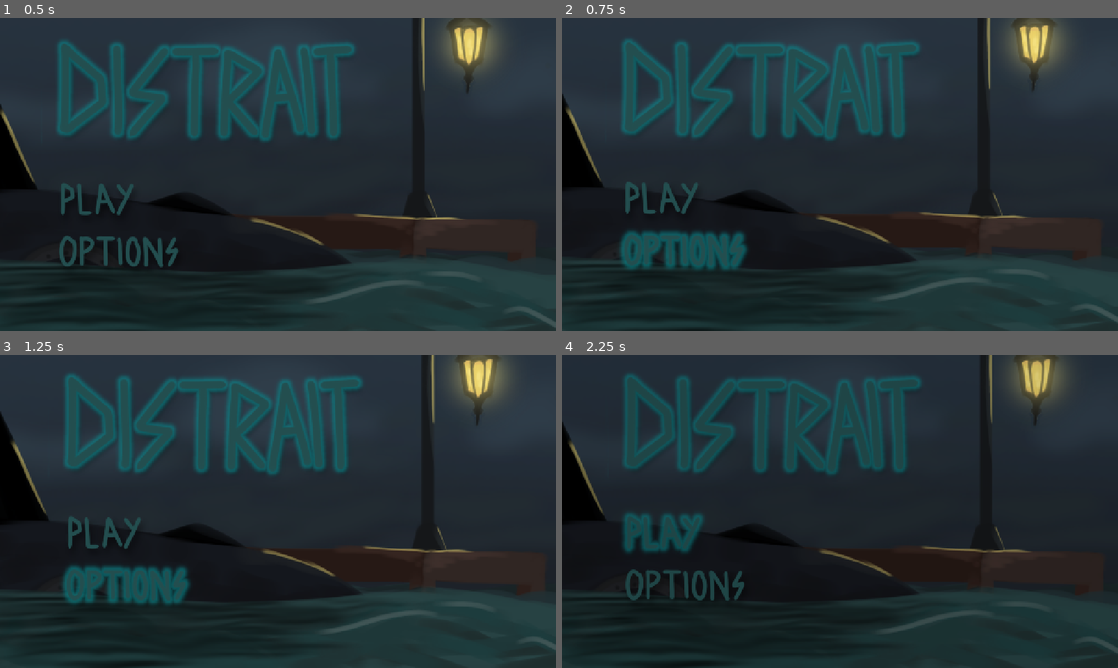
Above: before the commit, frames 1-4 (two rows, left to right).
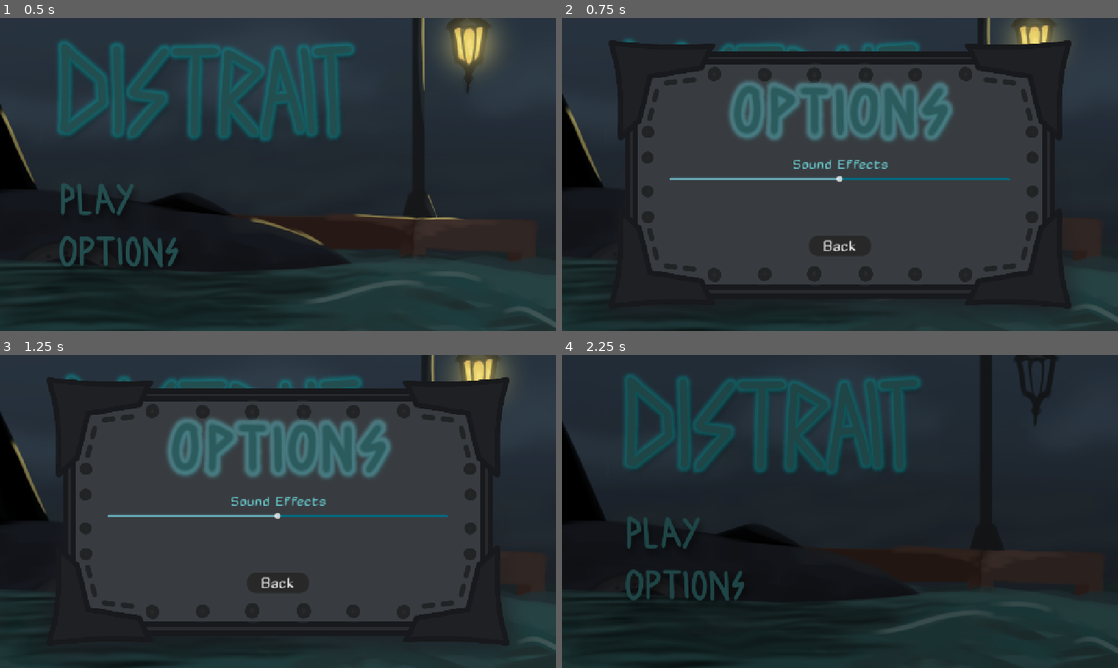
Above: after the commit, the same moments.

Repository: jhazmineaudrey/DISTRAIT
Game: Godot game, scene res://Scenes/MainMenu/MainMenu.tscn
Two runs of this game, one before a commit and one after it. Both use one fixed random seed, a clock stepped at 60 frames per second and the inputs below.
Inputs (mouse positions are in pixels of both pictures, inside the frame that each line leads up to):
- Up to frame 1 (0.5 s): no input
- Up to frame 2 (0.75 s): click (678, 252) at 0.5 s
- Up to frame 3 (1.25 s): no input
- Up to frame 4 (2.25 s): click (840, 583) at 1.25 s, where only the run after the commit has a clickable "Back"; click (662, 533) at 2 s

Frame 1 is identical in both runs. In frame 2, 36% of the frame differs, in the area x 8-92%, y 7-93%; in frame 3, 36%; in frame 4, 3.0%.

Commit message:
feat: add main menu options
aaaa to be updated

Diff:
--- a/Scenes/MainMenu/MainMenu.tscn
+++ b/Scenes/MainMenu/MainMenu.tscn
@@ -168,8 +168,10 @@
 position_smoothing_speed = 2.0
 script = ExtResource("9_fv0xt")
 
+[node name="CanvasLayer" type="CanvasLayer" parent="Camera2D" unique_id=1984660083]
+
 [node name="LightFlicker" type="Timer" parent="." unique_id=1021436005]
-wait_time = 5.0
+wait_time = 2.0
 one_shot = true
 autostart = true
 
--- /dev/null
+++ b/Scenes/MainMenu/options.tscn
@@ -0,0 +1,90 @@
+[gd_scene format=3 uid="uid://bocf7yxqfuy03"]
+
+[ext_resource type="Script" uid="uid://diwkeaqtcv0tx" path="res://Script/MainMenu/options_scene.gd" id="1_h86vw"]
+[ext_resource type="Texture2D" uid="uid://2ph8qtbvmfki" path="res://Assets/MainMenu/MM_OptionsUI.png" id="1_ojfd6"]
+[ext_resource type="FontFile" uid="uid://b1m3mibvydom5" path="res://Assets/Fonts/Zyphyte.ttf" id="3_djjn3"]
+
+[sub_resource type="StyleBoxFlat" id="StyleBoxFlat_3vljv"]
+bg_color = Color(0.13607833, 0.6558047, 0.8402657, 1)
+border_width_top = 6
+border_color = Color(0.009730979, 0.41838172, 0.5062292, 1)
+corner_radius_top_left = 20
+corner_radius_top_right = 20
+corner_radius_bottom_right = 20
+corner_radius_bottom_left = 20
+
+[sub_resource type="StyleBoxFlat" id="StyleBoxFlat_h86vw"]
+bg_color = Color(0.3682931, 0.71560323, 0.7439895, 1)
+
+[sub_resource type="StyleBoxFlat" id="StyleBoxFlat_0m2tq"]
+bg_color = Color(0.14509805, 0.14509805, 0.14509805, 0.84313726)
+corner_radius_top_left = 20
+corner_radius_top_right = 20
+corner_radius_bottom_right = 20
+corner_radius_bottom_left = 20
+
+[sub_resource type="StyleBoxFlat" id="StyleBoxFlat_djjn3"]
+bg_color = Color(0.14622876, 0.14622876, 0.1462287, 0.84313726)
+corner_radius_top_left = 20
+corner_radius_top_right = 20
+corner_radius_bottom_right = 20
+corner_radius_bottom_left = 20
+
+[sub_resource type="StyleBoxFlat" id="StyleBoxFlat_ekk5c"]
+bg_color = Color(0.19793725, 0.19793722, 0.19793722, 0.84313726)
+corner_radius_top_left = 20
+corner_radius_top_right = 20
+corner_radius_bottom_right = 20
+corner_radius_bottom_left = 20
+
+[node name="Options" type="Node2D" unique_id=530918530]
+process_mode = 3
+script = ExtResource("1_h86vw")
+
+[node name="BG" type="Sprite2D" parent="." unique_id=1074715265]
+texture = ExtResource("1_ojfd6")
+centered = false
+
+[node name="SFX" type="HSlider" parent="." unique_id=176706976]
+offset_left = 248.0
+offset_top = 352.0
+offset_right = 1031.0
+offset_bottom = 388.0
+theme_override_styles/slider = SubResource("StyleBoxFlat_3vljv")
+theme_override_styles/grabber_area_highlight = SubResource("StyleBoxFlat_h86vw")
+min_value = -60.0
+max_value = 10.0
+step = 0.2
+value = -25.0
+rounded = true
+
+[node name="SliderLabel" type="RichTextLabel" parent="." unique_id=2036099995]
+offset_left = 232.0
+offset_top = 318.0
+offset_right = 1051.0
+offset_bottom = 354.0
+theme_override_colors/default_color = Color(0.39308032, 0.7490868, 0.7614259, 1)
+theme_override_fonts/normal_font = ExtResource("3_djjn3")
+theme_override_fonts/bold_font = ExtResource("3_djjn3")
+theme_override_fonts/bold_italics_font = ExtResource("3_djjn3")
+theme_override_fonts/italics_font = ExtResource("3_djjn3")
+theme_override_fonts/mono_font = ExtResource("3_djjn3")
+theme_override_font_sizes/normal_font_size = 35
+text = "Sound Effects"
+fit_content = true
+horizontal_alignment = 1
+
+[node name="Back" type="Button" parent="." unique_id=1584314250]
+offset_left = 569.0
+offset_top = 501.0
+offset_right = 711.0
+offset_bottom = 548.0
+theme_override_fonts/font = ExtResource("3_djjn3")
+theme_override_font_sizes/font_size = 37
+theme_override_styles/normal = SubResource("StyleBoxFlat_0m2tq")
+theme_override_styles/pressed = SubResource("StyleBoxFlat_djjn3")
+theme_override_styles/hover = SubResource("StyleBoxFlat_ekk5c")
+text = "Back"
+
+[connection signal="value_changed" from="SFX" to="." method="_on_sfx_value_changed"]
+[connection signal="pressed" from="Back" to="." method="_on_back_pressed"]
--- a/Scenes/SFX.tscn
+++ b/Scenes/SFX.tscn
@@ -26,6 +26,6 @@
 
 [node name="DeepSeaAmb" type="AudioStreamPlayer" parent="." unique_id=633681925]
 stream = ExtResource("5_efi4e")
-volume_db = -5.213
+volume_db = -1.0
 bus = &"SFX"
 parameters/looping = true
--- a/Script/MainMenu/options.gd
+++ b/Script/MainMenu/options.gd
@@ -1,10 +1,23 @@
 extends Button
 
+const OPTIONS_UI = preload("uid://bocf7yxqfuy03")
 @onready var options: Sprite2D = $Options
 @onready var options_h: Sprite2D = $OptionsH
+@onready var canvas_layer: CanvasLayer = $"../../../../Camera2D/CanvasLayer"
+@onready var buttons: Node2D = $".."
 
 func _on_pressed() -> void:
-	pass # Replace with function body.
+	var optui = OPTIONS_UI.instantiate()
+	canvas_layer.add_child(optui)
+	var btns = buttons.get_children()
+
+	for i in btns:
+		i.mouse_filter = MOUSE_FILTER_IGNORE
+
+	await optui.tree_exited
+
+	for i in btns:
+		i.mouse_filter = MOUSE_FILTER_PASS
 
 func _on_mouse_entered() -> void:
 	options_h.visible = true
--- /dev/null
+++ b/Script/MainMenu/options_scene.gd
@@ -0,0 +1,14 @@
+extends Node2D
+
+@onready var sfx: HSlider = $SFX
+
+func _ready() -> void:
+	sfx.value = GlobalVars.current_db
+
+func _on_sfx_value_changed(value: float) -> void:
+	var master_idx = AudioServer.get_bus_index("Master")
+	AudioServer.set_bus_volume_db(master_idx, value)
+	GlobalVars.current_db = AudioServer.get_bus_volume_db(master_idx)
+
+func _on_back_pressed() -> void:
+	queue_free()
--- a/Script/MainMenu/play.gd
+++ b/Script/MainMenu/play.gd
@@ -9,7 +9,7 @@
 	var btns = buttons.get_children()
 
 	for i in btns:
-		i.disabled = true
+		i.mouse_filter = MOUSE_FILTER_IGNORE
 
 	Sfx.fade_master_volume(-80, 1)
 
--- /dev/null
+++ b/Script/global_vars.gd
@@ -0,0 +1,3 @@
+extends Node
+
+var current_db : float = -25
--- a/Script/loading_screen.gd
+++ b/Script/loading_screen.gd
@@ -15,7 +15,7 @@
 	pass
 
 func _on_load_finished() -> void:
-	Sfx.fade_master_volume(0, duration)
+	Sfx.fade_master_volume(GlobalVars.current_db, duration)
 	await get_tree().create_timer(duration).timeout
 	var tw = create_tween().set_ignore_time_scale(true).tween_property(self, "modulate:a", 0, 1)
 	await tw.finished
--- a/default_bus_layout.tres
+++ b/default_bus_layout.tres
@@ -1,6 +1,7 @@
 [gd_resource type="AudioBusLayout" format=3 uid="uid://dasykytwwdgmm"]
 
 [resource]
+bus/0/volume_db = -25.268204
 bus/1/name = &"SFX"
 bus/1/solo = false
 bus/1/mute = false
--- a/project.godot
+++ b/project.godot
@@ -22,6 +22,7 @@
 
 SceneLoader="*uid://jauffil1d42j"
 Sfx="*uid://dtbf4mqanw6of"
+GlobalVars="*uid://baaxhjwxprtmi"
 
 [display]
 
Binary file added: Assets/DialogueBox.png
Not shown, added: Assets/DialogueBox.png.import
Binary file added: Assets/Fonts/Zyphyte.ttf
Not shown, added: Assets/Fonts/Zyphyte.ttf.import
Binary file added: Assets/MG_BG.png
Not shown, added: Assets/MG_BG.png.import
Binary file added: Assets/MainMenu/MM_OptionsUI.png
Not shown, added: Assets/MainMenu/MM_OptionsUI.png.import
Not shown, added: Script/MainMenu/options_scene.gd.uid
Not shown, added: Script/global_vars.gd.uid
